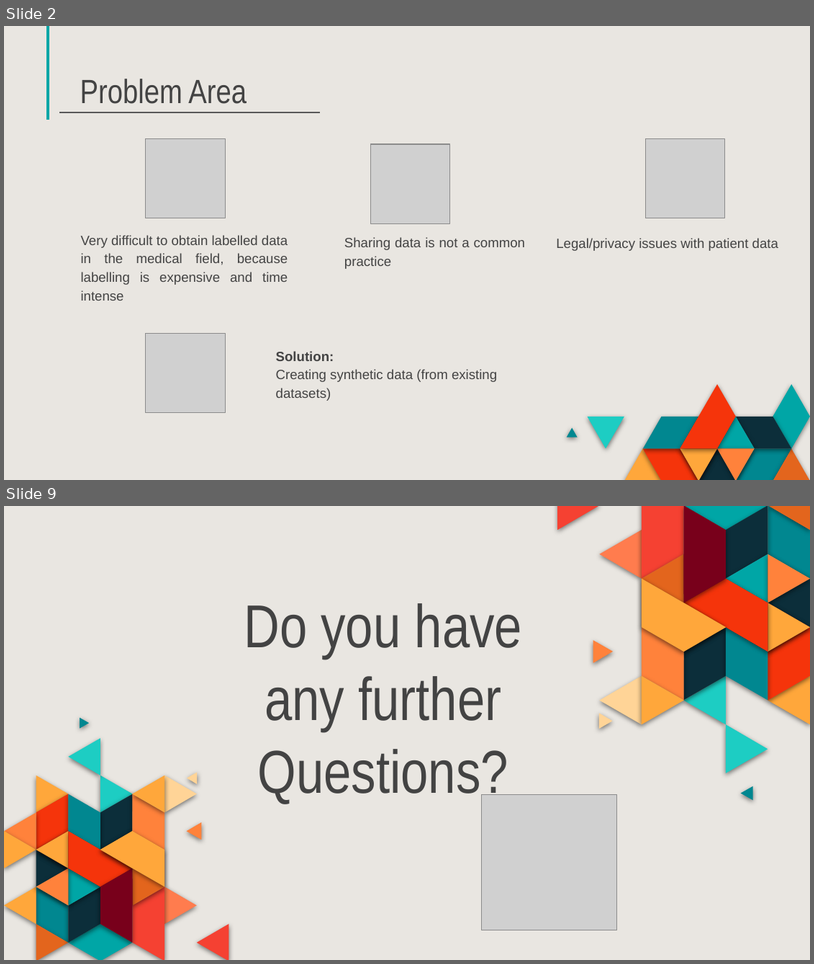
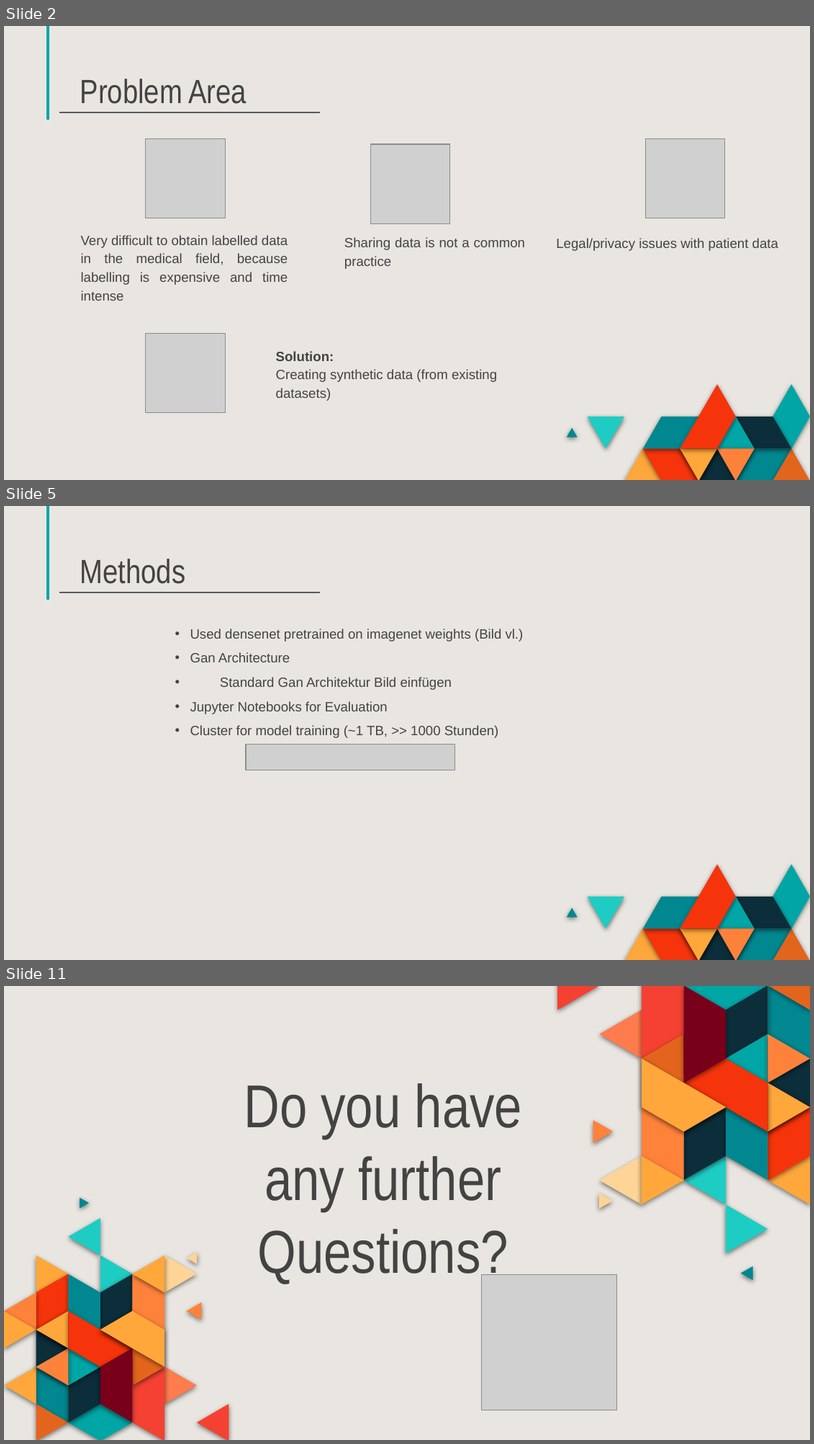
Before and after one commit to eliasmarcon/Medical_Imaging_Project, a slide deck: Presentations/Final_Presentation_Khoss_Marcon.pptx. Shown one above the other, each under a label of ours: slides 2 and 9 before the commit, slides 2, 5 and 11 after it; the slides between them are not shown. The pictures are 814x964 and 814x1444 pixels, drawn with LibreOffice and Linux fonts; fonts in the diff are those of the drawing; grey boxes stand for pictures. Boxes give left, top, right and bottom in pixels: in the first picture for what was removed or moved away, otherwise in the second. Text is boxed around its words. In the diff, an @@ line names an element or a change of style, - is before the commit and + after.

```diff
--- a/Presentations/Final_Presentation_Khoss_Marcon.pptx
+++ b/Presentations/Final_Presentation_Khoss_Marcon.pptx
@@ slide 5 added at [4, 506, 810, 960], background #E9E6E1; not listed: 19 template elements that a slide beside it also shows @@
@@ title added at [80, 559, 186, 584], 30 pt, text #434343 @@
+Methods
@@ line added from (59, 592) to (320, 592), #595959 1.5 pt @@
@@ text added at [190, 628, 524, 738], 12 pt, text #434343 @@
+• Used densenet pretrained on imagenet weights (Bild vl.)
+• Gan Architecture
+                • Standard Gan Architektur Bild einfügen
+  • Jupyter Notebooks for Evaluation
+  • Cluster for model training (~1 TB, >> 1000 Stunden)
@@ picture added at [246, 744, 455, 770] @@
@@ what was slide 9 is now slide 11 @@
```
Also in this commit, not shown: 3 slides changed, 6 other slides added, 1 other file.
